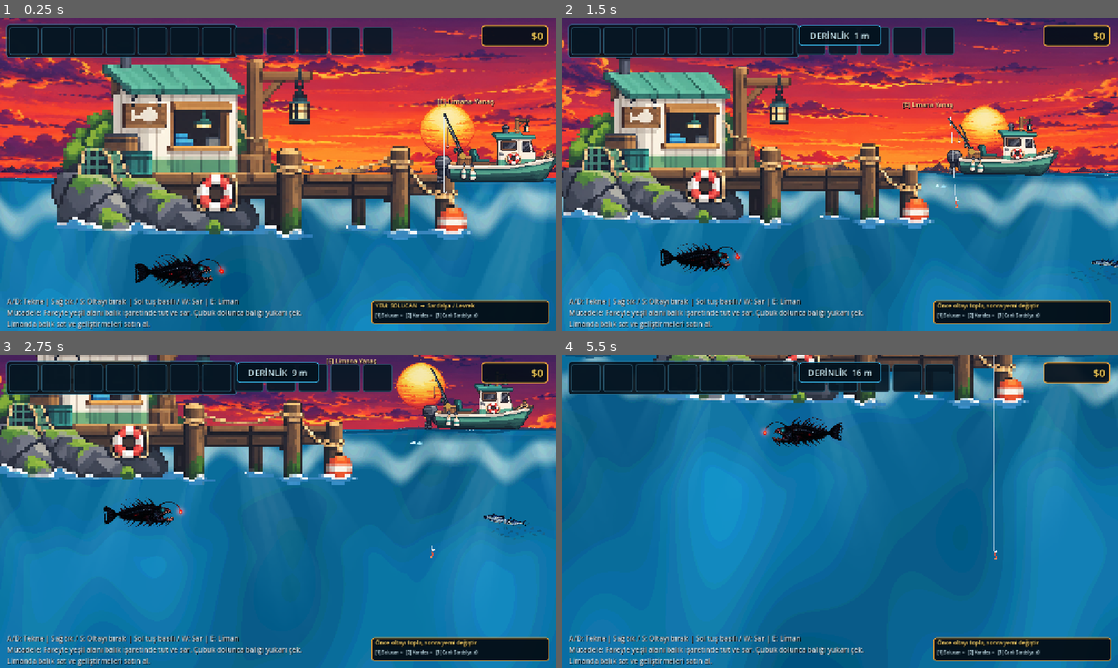
Above: before the commit, frames 1-4 (two rows, left to right).
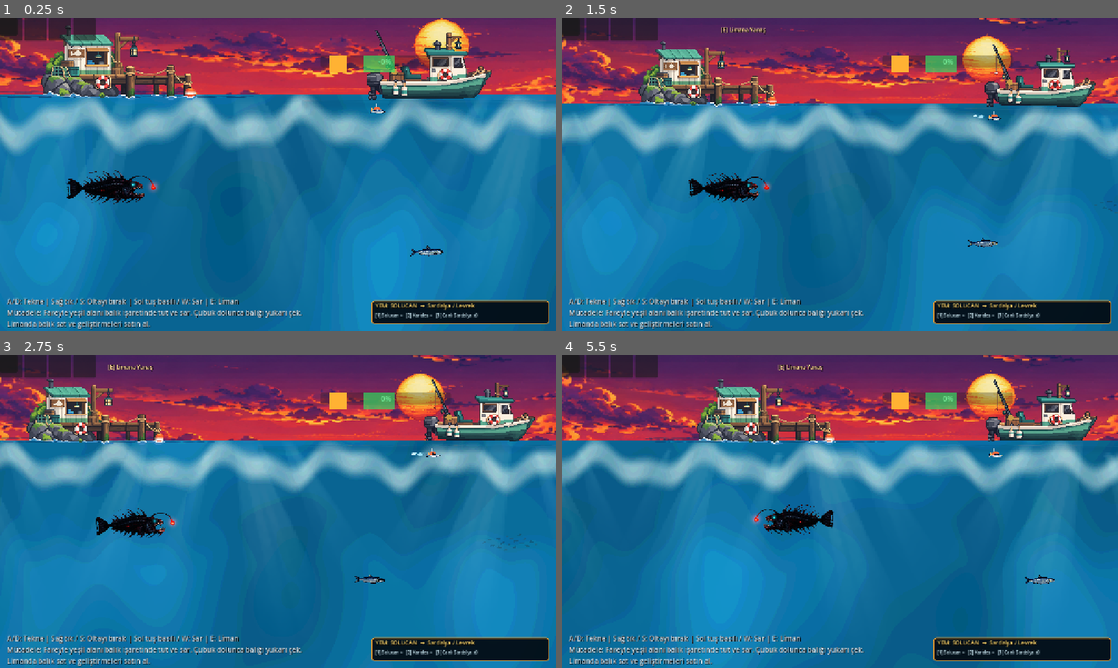
Above: after the commit, the same moments.

Repository: mirackayademir/TinyFisher
Game: Godot game, scene res://scenes/world.tscn
Same seed, same stepped clock (60 frames per second), same inputs: the game is played once before the commit and once after it.
Inputs (mouse positions are in pixels of both pictures, inside the frame that each line leads up to):
- Up to frame 1 (0.25 s): no input
- Up to frame 2 (1.5 s): tap Enter at 0.5 s; move the mouse to (962, 158) at 0.52 s; hold D (move_right) 0.53-1.28 s; tap E (dock) at 0.6 s; click (962, 158) at 0.67 s; move the mouse to (728, 190) at 1.27 s; hold S from 1.28 s (still down); tap 1 at 1.35 s
- Up to frame 3 (2.75 s): move the mouse to (333, 442) at 2.02 s; release S at 2.03 s; hold D (move_right) from 2.03 s (still down); tap 2 at 2.1 s
- Up to frame 4 (5.5 s): move the mouse to (812, 574) at 2.77 s; release D (move_right) at 2.78 s; hold W 2.78-3.53 s; tap one key every 0.75 s from 2.85 s: 3 E (dock) 1 2; click (812, 574) at 2.92 s; move the mouse to (1006, 558) at 3.52 s; hold A (move_left) 3.53-5.03 s; move the mouse to (673, 464) at 4.27 s; move the mouse to (867, 511) at 5.02 s; hold S from 5.03 s (still down); click (867, 511) at 5.17 s

The runs differ from the first frame. In frame 1, 65% of the frame differs, in the area x 0-100%, y 0-100%; in frame 2, 60%; in frame 3, 34%; in frame 4, 48%.
Error after the commit: Parse Error: Could not preload resource script "res://scenes/fish_catalog.gd". (res://scenes/hook.gd:3)

Commit message:
Use exact fish artwork and stage harbor test lane

Diff:
--- a/scenes/fish.gd
+++ b/scenes/fish.gd
@@ -522,15 +522,25 @@
 	var vertical_error: float = behavior_vertical_target - behavior_vertical_offset
 	var motion_pitch: float = deg_to_rad(clampf(vertical_error * 0.045, -4.5, 4.5))
 	var wave_rotation: float = deg_to_rad(wave * swim_wave_angle * 0.34)
-	fish_sprite.rotation = wave_rotation + motion_pitch + turn_roll
-	fish_sprite.skew = wave * 0.024
+	var exact_art: bool = FishCatalog.is_wave_1_species(fish_type)
+
+	# Onayli 5 raster balikta resmi bukup karartma: kaynak goruntu birebir kalsin.
+	if exact_art:
+		fish_sprite.rotation = motion_pitch * 0.25 + turn_roll * 0.25
+		fish_sprite.skew = 0.0
+	else:
+		fish_sprite.rotation = wave_rotation + motion_pitch + turn_roll
+		fish_sprite.skew = wave * 0.024
 
 	var speed_ratio: float = clampf(absf(current_swim_velocity_x) / maxf(swim_speed, 1.0), 0.25, 2.6)
-	var stretch_x: float = 1.0 + minf(speed_ratio - 1.0, 1.0) * 0.025
-	var squash_y: float = 1.0 - absf(wave) * 0.018
-	if was_dashing:
-		stretch_x += 0.035
-		squash_y -= 0.025
+	var stretch_x: float = 1.0
+	var squash_y: float = 1.0
+	if not exact_art:
+		stretch_x = 1.0 + minf(speed_ratio - 1.0, 1.0) * 0.025
+		squash_y = 1.0 - absf(wave) * 0.018
+		if was_dashing:
+			stretch_x += 0.035
+			squash_y -= 0.025
 
 	fish_sprite.scale = Vector2(base_sprite_scale.x * stretch_x, base_sprite_scale.y * squash_y)
 	global_position.y = start_y + behavior_vertical_offset + slow_wave * bob_height
@@ -542,6 +552,9 @@
 		lerpf(1.0, 0.94, depth_ratio),
 		1.0
 	)
+
+	if exact_art:
+		base_modulate = Color.WHITE
 
 	if fish_type == "Fener Balığı":
 		var lure_pulse: float = 0.78 + absf(sin(behavior_time * 2.35)) * 0.34
@@ -674,6 +687,8 @@
 
 func play_turn_animation() -> void:
 	turn_roll = -direction * deg_to_rad(turn_roll_strength)
+	if FishCatalog.is_wave_1_species(fish_type):
+		return
 	var tween: Tween = create_tween()
 	tween.set_trans(Tween.TRANS_SINE)
 	tween.set_ease(Tween.EASE_OUT)
--- a/scenes/fish_catalog.gd
+++ b/scenes/fish_catalog.gd
@@ -1,4 +1,6 @@
 extends RefCounted
+
+const FishExactArt = preload("res://scenes/fish_exact_art.gd")
 
 # TinyFisher — Fish Catalog V1
 # Baliklarin statik verileri icin tek kaynak.
@@ -215,137 +217,137 @@
 	"Barakuda": {
 		"value": 160,
 		"habitat": "Açık deniz / avcı",
-		"depth_label": "42–62 m",
+		"depth_label": "10–15 m (TEST)"
 		"texture_path": "res://assets/fish/barakuda.svg",
 		"behavior_id": "hunter",
-		"target_count": 2,
-		"spawn_x": [3900.0, 7600.0],
-		"spawn_y": [1700.0, 2320.0],
-		"speed": [92.0, 118.0],
-		"distance": [420.0, 720.0],
+		"target_count": 1
+		"spawn_x": [600.0, 650.0]
+		"spawn_y": [720.0, 750.0]
+		"speed": [22.0, 28.0]
+		"distance": [40.0, 65.0]
 		"bob": [4.0, 7.0],
-		"visual_scale": 0.50,
+		"visual_scale": 1.18
 		"swim_wave_speed": 3.9,
-		"swim_wave_angle": 2.1,
+		"swim_wave_angle": 0.8
 		"acceleration": 460.0,
 		"vertical_response": 62.0,
 		"turn_roll": 7.0,
-		"tail_strength": 20.0,
+		"tail_strength": 0.0
 		"tail_speed": 7.2,
-		"body_strength": 3.0,
+		"body_strength": 0.0
 		"collision": [145.0, 42.0],
 		"hook_struggle_angle": 23.0,
 		"fight": [295.0, 0.30, 20.0, 31.0, 60.0],
 		"tension": [28.0, 24.0, 9.5],
-		"asset_status": "live"
+		"asset_status": "exact_embedded_test"
 	},
 	"Müren": {
 		"value": 115,
 		"habitat": "Kanyon duvarları / kaya oyukları",
-		"depth_label": "55–76 m",
+		"depth_label": "10–15 m (TEST)"
 		"texture_path": "res://assets/fish/muren.svg",
 		"behavior_id": "ambush",
-		"target_count": 2,
-		"spawn_x": [2600.0, 8200.0],
-		"spawn_y": [2140.0, 2860.0],
-		"speed": [26.0, 38.0],
-		"distance": [130.0, 260.0],
+		"target_count": 1
+		"spawn_x": [900.0, 950.0]
+		"spawn_y": [810.0, 840.0]
+		"speed": [16.0, 22.0]
+		"distance": [35.0, 55.0]
 		"bob": [2.0, 4.5],
-		"visual_scale": 0.46,
+		"visual_scale": 1.18
 		"swim_wave_speed": 2.6,
-		"swim_wave_angle": 5.0,
+		"swim_wave_angle": 0.8
 		"acceleration": 520.0,
 		"vertical_response": 34.0,
 		"turn_roll": 11.0,
-		"tail_strength": 34.0,
+		"tail_strength": 0.0
 		"tail_speed": 5.4,
-		"body_strength": 7.0,
+		"body_strength": 0.0
 		"collision": [155.0, 38.0],
 		"hook_struggle_angle": 27.0,
 		"fight": [235.0, 0.38, 21.0, 29.0, 62.0],
 		"tension": [27.0, 23.0, 10.0],
-		"asset_status": "live"
+		"asset_status": "exact_embedded_test"
 	},
 	"Vatoz": {
 		"value": 140,
 		"habitat": "Kumluk dip / kanyon tabanı",
-		"depth_label": "35–58 m",
+		"depth_label": "10–15 m (TEST)"
 		"texture_path": "res://assets/fish/vatoz.svg",
 		"behavior_id": "glide",
-		"target_count": 2,
-		"spawn_x": [2200.0, 7200.0],
-		"spawn_y": [1550.0, 2200.0],
-		"speed": [34.0, 48.0],
-		"distance": [360.0, 620.0],
+		"target_count": 1
+		"spawn_x": [800.0, 850.0]
+		"spawn_y": [780.0, 810.0]
+		"speed": [16.0, 22.0]
+		"distance": [35.0, 60.0]
 		"bob": [7.0, 12.0],
-		"visual_scale": 0.46,
+		"visual_scale": 1.18
 		"swim_wave_speed": 1.45,
-		"swim_wave_angle": 1.2,
+		"swim_wave_angle": 0.6
 		"acceleration": 95.0,
 		"vertical_response": 22.0,
 		"turn_roll": 4.0,
-		"tail_strength": 8.0,
+		"tail_strength": 0.0
 		"tail_speed": 2.3,
-		"body_strength": 6.5,
+		"body_strength": 0.0
 		"collision": [150.0, 78.0],
 		"hook_struggle_angle": 10.0,
 		"fight": [185.0, 0.52, 20.0, 27.0, 70.0],
 		"tension": [24.0, 27.0, 8.0],
-		"asset_status": "live"
+		"asset_status": "exact_embedded_test"
 	},
 	"Deniz Şeytanı": {
 		"value": 360,
 		"habitat": "Karanlık kanyon / dip avcısı",
-		"depth_label": "82–98 m",
+		"depth_label": "10–15 m (TEST)"
 		"texture_path": "res://assets/fish/deniz_seytani.svg",
 		"behavior_id": "lurker",
-		"target_count": 1,
-		"spawn_x": [5600.0, 9800.0],
-		"spawn_y": [3120.0, 3650.0],
-		"speed": [24.0, 34.0],
-		"distance": [180.0, 340.0],
+		"target_count": 1
+		"spawn_x": [1000.0, 1050.0]
+		"spawn_y": [840.0, 870.0]
+		"speed": [12.0, 18.0]
+		"distance": [30.0, 50.0]
 		"bob": [8.0, 14.0],
-		"visual_scale": 0.44,
+		"visual_scale": 1.22
 		"swim_wave_speed": 1.55,
-		"swim_wave_angle": 3.8,
+		"swim_wave_angle": 0.6
 		"acceleration": 88.0,
 		"vertical_response": 24.0,
 		"turn_roll": 8.0,
-		"tail_strength": 13.0,
+		"tail_strength": 0.0
 		"tail_speed": 3.0,
-		"body_strength": 3.4,
+		"body_strength": 0.0
 		"collision": [135.0, 92.0],
 		"hook_struggle_angle": 17.0,
 		"fight": [205.0, 0.44, 16.0, 36.0, 52.0],
 		"tension": [34.0, 20.0, 13.5],
-		"asset_status": "live"
+		"asset_status": "exact_embedded_test"
 	},
 	"Kalamar": {
 		"value": 205,
 		"habitat": "Derin açık su / kanyon ağzı",
-		"depth_label": "64–90 m",
+		"depth_label": "10–15 m (TEST)"
 		"texture_path": "res://assets/fish/kalamar.svg",
 		"behavior_id": "jet",
-		"target_count": 2,
-		"spawn_x": [4300.0, 9200.0],
-		"spawn_y": [2450.0, 3340.0],
-		"speed": [42.0, 58.0],
-		"distance": [280.0, 520.0],
+		"target_count": 1
+		"spawn_x": [700.0, 750.0]
+		"spawn_y": [750.0, 780.0]
+		"speed": [18.0, 24.0]
+		"distance": [35.0, 60.0]
 		"bob": [10.0, 17.0],
-		"visual_scale": 0.45,
+		"visual_scale": 1.18
 		"swim_wave_speed": 2.2,
-		"swim_wave_angle": 4.4,
+		"swim_wave_angle": 0.8
 		"acceleration": 540.0,
 		"vertical_response": 72.0,
 		"turn_roll": 12.0,
-		"tail_strength": 15.0,
+		"tail_strength": 0.0
 		"tail_speed": 4.6,
-		"body_strength": 6.0,
+		"body_strength": 0.0
 		"collision": [118.0, 86.0],
 		"hook_struggle_angle": 25.0,
 		"fight": [255.0, 0.34, 18.0, 33.0, 58.0],
 		"tension": [31.0, 22.0, 11.5],
-		"asset_status": "live"
+		"asset_status": "exact_embedded_test"
 	}
 
 }
@@ -387,6 +389,13 @@
 
 
 static func get_texture(fish_type: String) -> Texture2D:
+	# Yeni 5 tur icin kullanicinin onayladigi birebir raster sanatini,
+	# Godot importer'a bagimli olmadan base64 parcalarindan kur.
+	if FishExactArt.has_fish(fish_type):
+		var exact_texture: Texture2D = FishExactArt.get_texture(fish_type)
+		if exact_texture != null:
+			return exact_texture
+
 	var texture_path: String = String(get_profile(fish_type).get("texture_path", ""))
 	if texture_path.is_empty():
 		push_error("FISH TEXTURE: empty texture path for " + fish_type)
--- /dev/null
+++ b/scenes/fish_exact_art.gd
@@ -0,0 +1,96 @@
+extends RefCounted
+
+# TinyFisher — Exact Fish Art Loader
+# Kullanici tarafindan onaylanan 5 balik resmi kayipsiz WebP olarak kucultuldu.
+# Binary import bozulmalarini tamamen atlamak icin base64 metin parcalarindan
+# runtime'da yeniden kurulur.
+
+const PARTS: Dictionary = {
+	"Barakuda": [
+		"res://assets/fish/runtime_data/barakuda_part00.txt",
+		"res://assets/fish/runtime_data/barakuda_part01.txt"
+	],
+	"Müren": [
+		"res://assets/fish/runtime_data/muren_part00.txt",
+		"res://assets/fish/runtime_data/muren_part01.txt"
+	],
+	"Vatoz": [
+		"res://assets/fish/runtime_data/vatoz_part00.txt",
+		"res://assets/fish/runtime_data/vatoz_part01.txt"
+	],
+	"Deniz Şeytanı": [
+		"res://assets/fish/runtime_data/deniz_seytani_part00.txt",
+		"res://assets/fish/runtime_data/deniz_seytani_part01.txt"
+	],
+	"Kalamar": [
+		"res://assets/fish/runtime_data/kalamar_part00.txt",
+		"res://assets/fish/runtime_data/kalamar_part01.txt"
+	]
+}
+
+const EXPECTED_SIZE: Dictionary = {
+	"Barakuda": Vector2i(110, 75),
+	"Müren": Vector2i(110, 80),
+	"Vatoz": Vector2i(110, 82),
+	"Deniz Şeytanı": Vector2i(105, 78),
+	"Kalamar": Vector2i(110, 80)
+}
+
+static var _cache: Dictionary = {}
+
+
+static func has_fish(fish_type: String) -> bool:
+	return PARTS.has(fish_type)
+
+
+static func get_texture(fish_type: String) -> Texture2D:
+	var cached: Variant = _cache.get(fish_type)
+	if cached is Texture2D:
+		return cached as Texture2D
+
+	var paths_value: Variant = PARTS.get(fish_type)
+	if not (paths_value is Array):
+		return null
+
+	var encoded: String = ""
+	for path_value: Variant in paths_value:
+		var path: String = String(path_value)
+		if not FileAccess.file_exists(path):
+			push_error("FISH EXACT ART part missing: " + fish_type + " -> " + path)
+			return null
+		var file: FileAccess = FileAccess.open(path, FileAccess.READ)
+		if file == null:
+			push_error("FISH EXACT ART part open failed: " + fish_type + " -> " + path)
+			return null
+		encoded += file.get_as_text().strip_edges()
+
+	var raw: PackedByteArray = Marshalls.base64_to_raw(encoded)
+	if raw.is_empty():
+		push_error("FISH EXACT ART base64 decode failed: " + fish_type)
+		return null
+
+	var image: Image = Image.new()
+	var decode_error: Error = image.load_webp_from_buffer(raw)
+	if decode_error != OK or image.is_empty():
+		push_error("FISH EXACT ART WebP decode failed: %s (%s)" % [fish_type, error_string(decode_error)])
+		return null
+
+	var expected: Vector2i = EXPECTED_SIZE.get(fish_type, Vector2i.ZERO)
+	if expected != Vector2i.ZERO and image.get_size() != expected:
+		push_error(
+			"FISH EXACT ART size mismatch: %s got=%s expected=%s" % [
+				fish_type,
+				str(image.get_size()),
+				str(expected)
+			]
+		)
+		return null
+
+	var texture: ImageTexture = ImageTexture.create_from_image(image)
+	if texture == null:
+		push_error("FISH EXACT ART texture creation failed: " + fish_type)
+		return null
+
+	_cache[fish_type] = texture
+	print("FISH EXACT ART OK: %s [%dx%d]" % [fish_type, image.get_width(), image.get_height()])
+	return texture
Not shown, added: assets/fish/runtime_data/barakuda_part00.txt
Not shown, added: assets/fish/runtime_data/barakuda_part01.txt
Not shown, added: assets/fish/runtime_data/deniz_seytani_part00.txt
Not shown, added: assets/fish/runtime_data/deniz_seytani_part01.txt
Not shown, added: assets/fish/runtime_data/kalamar_part00.txt
Not shown, added: assets/fish/runtime_data/kalamar_part01.txt
Not shown, added: assets/fish/runtime_data/muren_part00.txt
Not shown, added: assets/fish/runtime_data/muren_part01.txt
Not shown, added: assets/fish/runtime_data/vatoz_part00.txt
Not shown, added: assets/fish/runtime_data/vatoz_part01.txt
